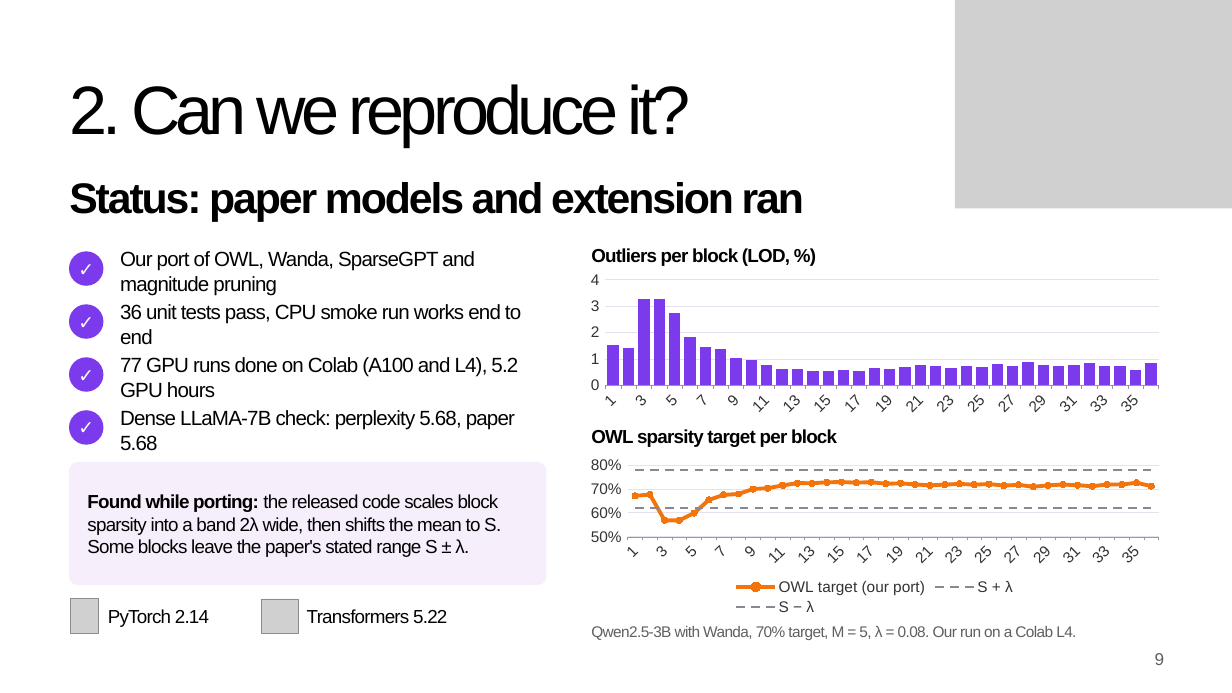
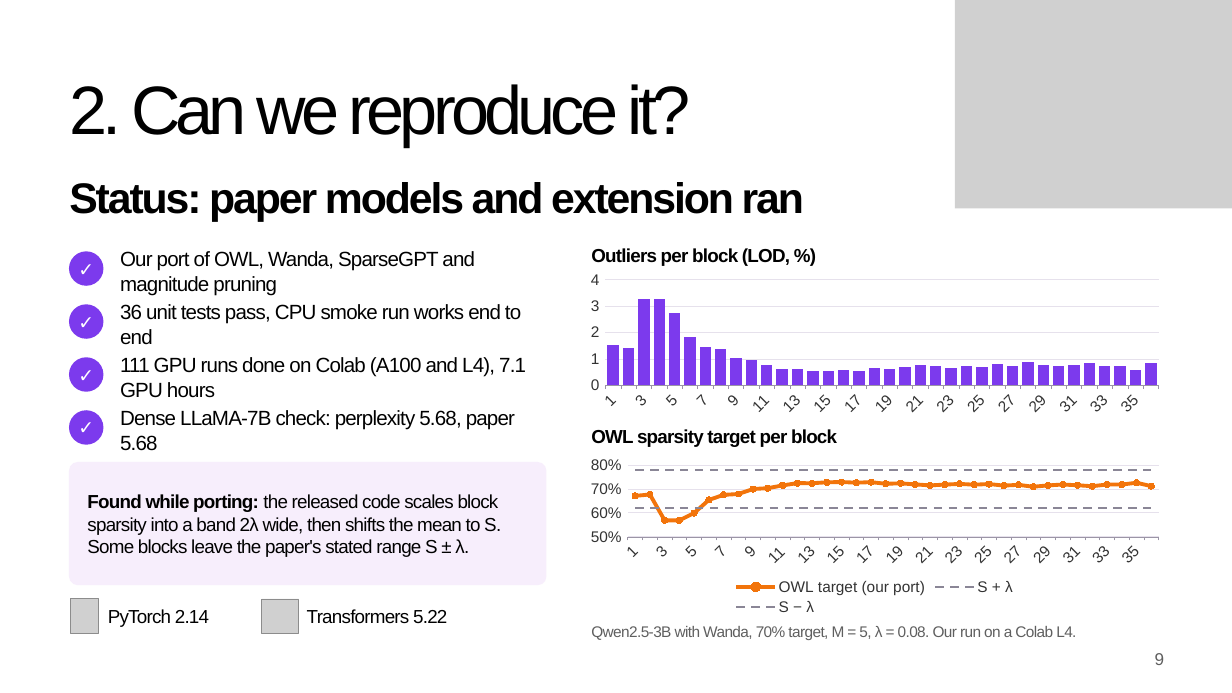
Before and after one commit to khangpt2k6/NLP_CLASS, a slide deck: slide 9 of presentation/ProjectPresentation_TKP-XGHN.pptx. Drawn at 1232x693 pixels with LibreOffice and Linux fonts; fonts in the diff are those of the drawing; grey boxes stand for pictures; background and template pictures are left out. Boxes give left, top, right and bottom in pixels: in the first picture for what was removed or moved away, otherwise in the second. Text is boxed around its words. In the diff, an @@ line names an element or a change of style, - is before the commit and + after.

Commit message:
e1 at 50% + 60% for qwen2.5-3b and 7b (17 more runs), fix paper's opt dense ppl in deck (10.13), rebuild deck

```diff
--- a/presentation/ProjectPresentation_TKP-XGHN.pptx
+++ b/presentation/ProjectPresentation_TKP-XGHN.pptx
@@ text at (120,357,526,398): text changed @@
-77 GPU runs done on Colab (A100 and L4), 5.2 GPU hours
+111 GPU runs done on Colab (A100 and L4), 7.1 GPU hours
```
Also in this commit, not shown: 1 other slide changed, 22 other files.
